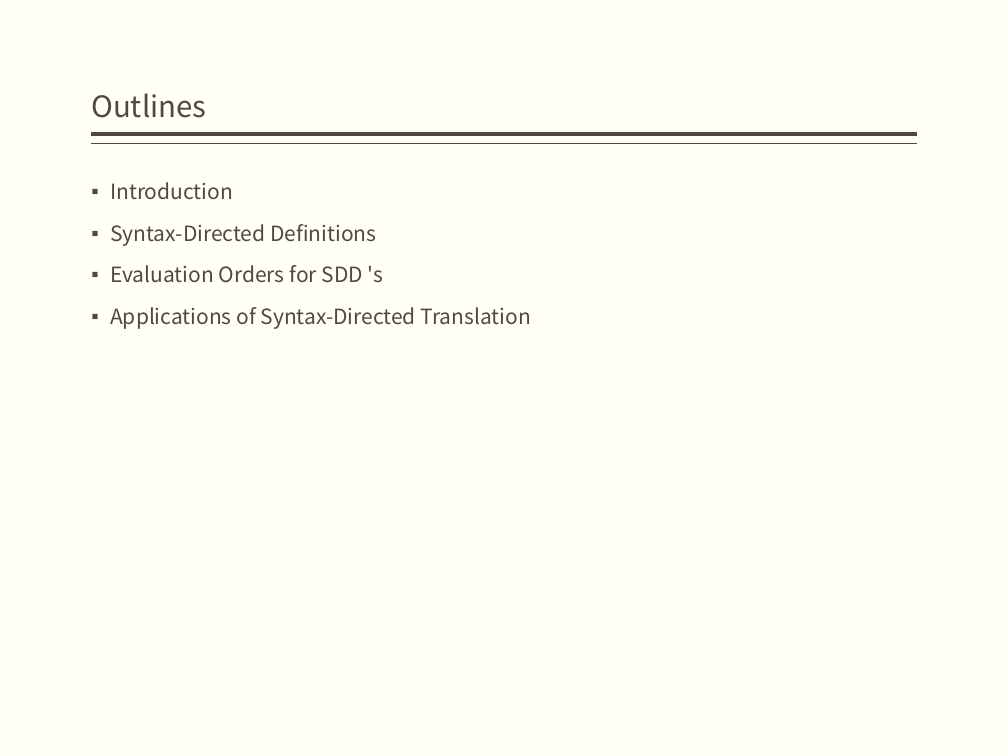
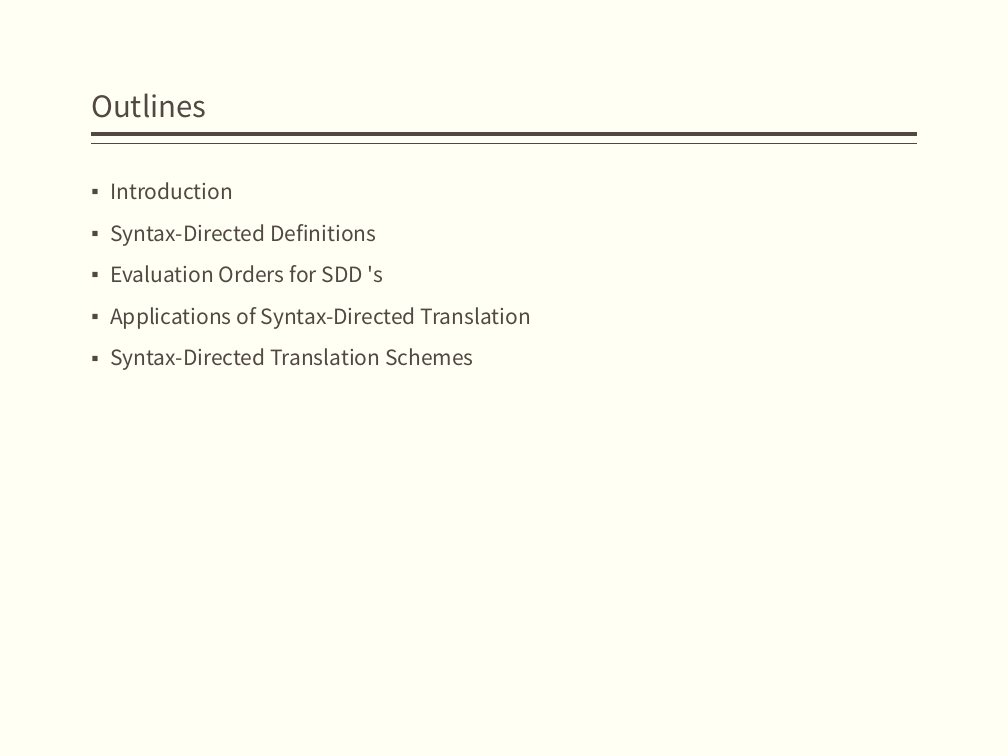
Before and after one commit to bonkboykz/jz81.github.io, a slide deck: slide 3 of course/compiler/LectureNotes/(Spring2017)Lecture6.pptx. Drawn at 1008x756 pixels with LibreOffice and Linux fonts; fonts in the diff are those of the drawing. Boxes give left, top, right and bottom in pixels: in the first picture for what was removed or moved away, otherwise in the second. Text is boxed around its words. In the diff, an @@ line names an element or a change of style, - is before the commit and + after.

```diff
--- a/course/compiler/LectureNotes/(Spring2017)Lecture6.pptx
+++ b/course/compiler/LectureNotes/(Spring2017)Lecture6.pptx
@@ text at box(110, 348, 473, 370): paragraph added @@
+▪ Syntax-Directed Translation Schemes
```
Also in this commit, not shown: 1 other slide changed, 17 slides added.
